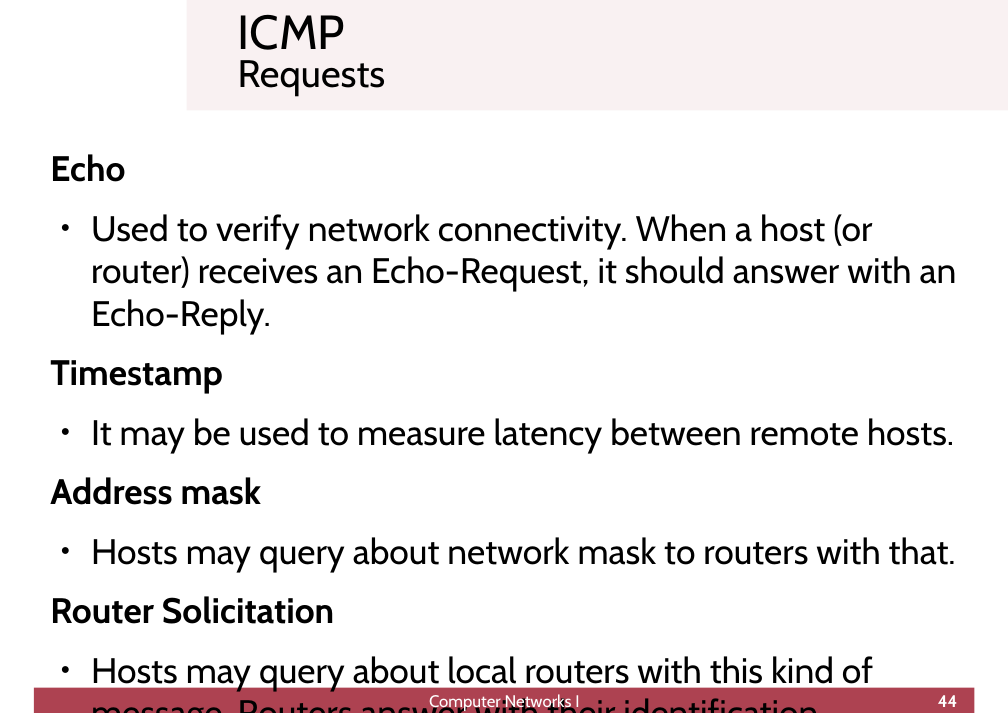
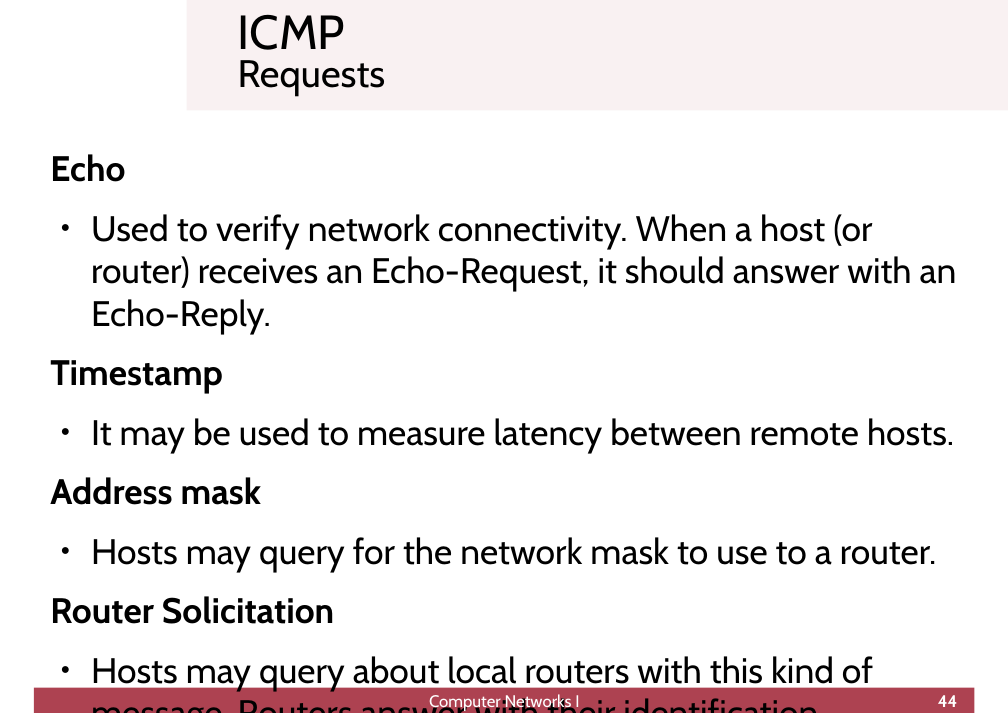
Before and after one commit to cletomartin/redes1, a slide deck: slide 44 of slides/network.odp. Drawn at 1008x713 pixels with LibreOffice and Linux fonts; fonts in the diff are those of the drawing; background and template pictures are left out. Boxes give left, top, right and bottom in pixels: in the first picture for what was removed or moved away, otherwise in the second. Text is boxed around its words. In the diff, an @@ line names an element or a change of style, - is before the commit and + after.

```diff
--- a/slides/network.odp
+++ b/slides/network.odp
@@ text at <box>91,537,937,572</box>: text changed @@
-● Hosts may query about network mask to routers with that.
+● Hosts may query for the network mask to use to a router.
```
Also in this commit, not shown: 4 other slides changed, 1 slide added, 3 other files.
